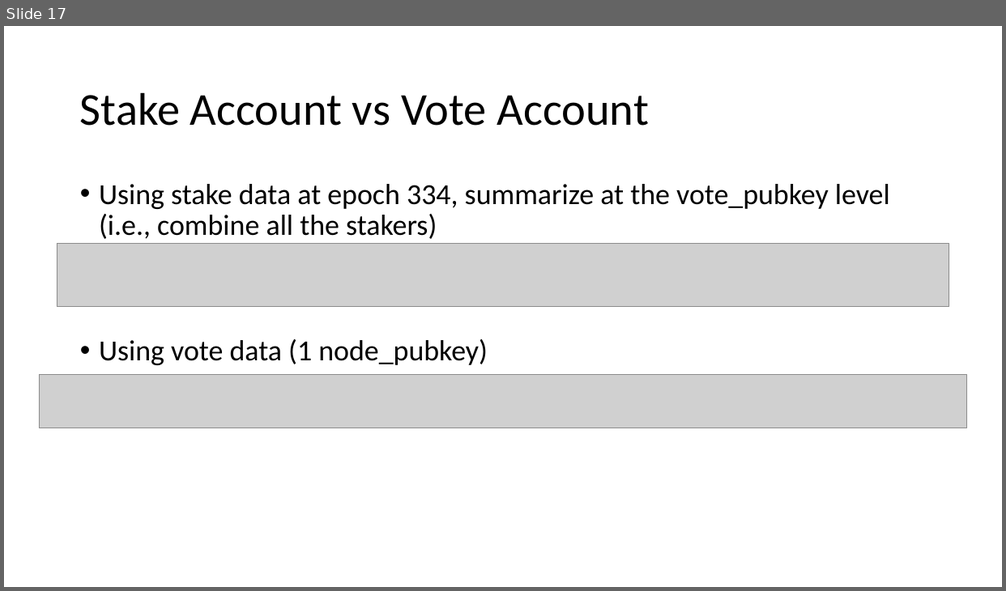
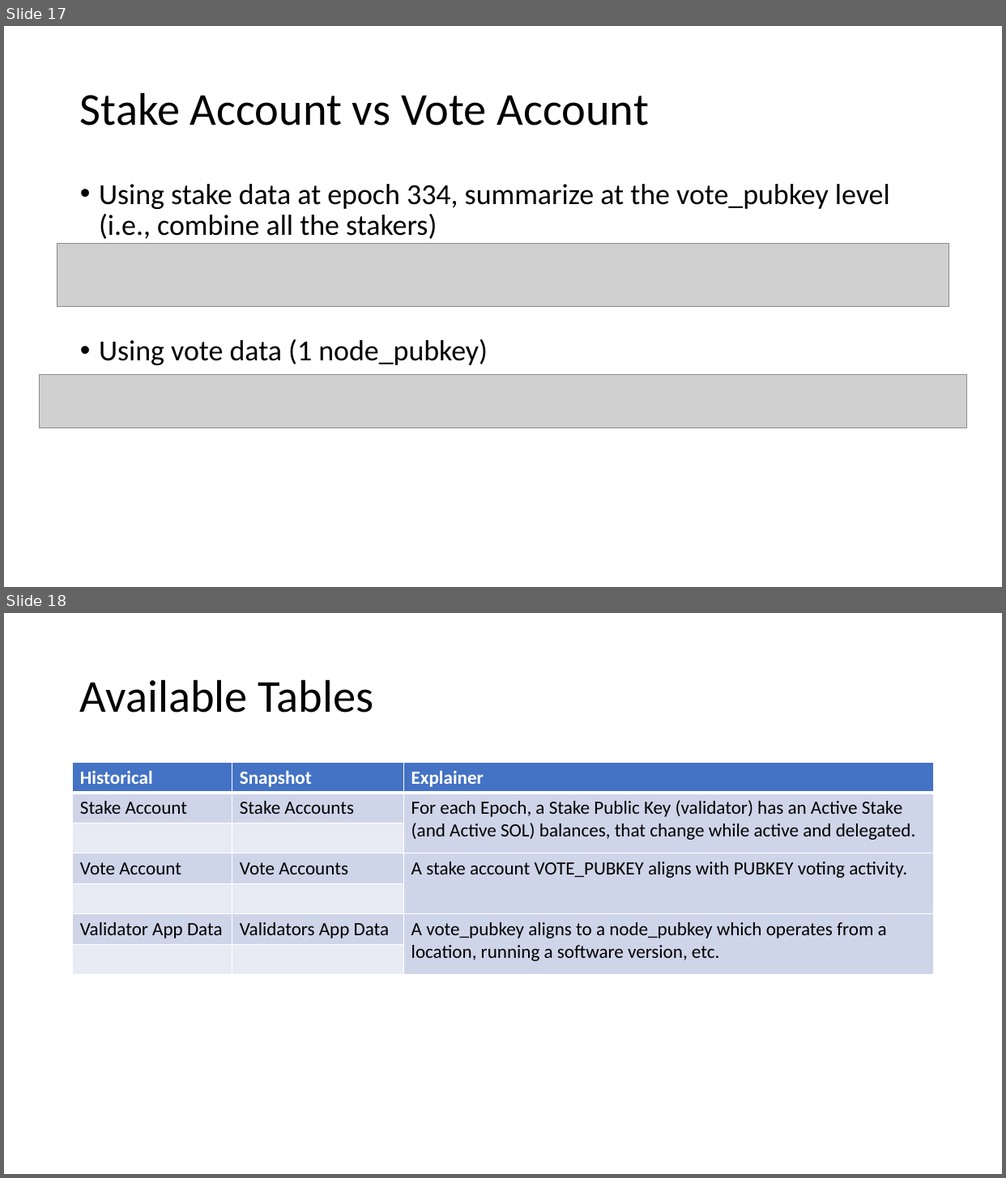
Before and after one commit to fsc-data-science/sol-validator-score, a slide deck: 20230509_draftreview.pptx. Shown one above the other, each under a label of ours: slide 17 before the commit, slides 17 and 18 after it. The pictures are 1006x591 and 1006x1178 pixels, drawn with LibreOffice and Linux fonts; fonts in the diff are those of the drawing; grey boxes stand for pictures. Boxes give left, top, right and bottom in pixels: in the first picture for what was removed or moved away, otherwise in the second. Text is boxed around its words. In the diff, an @@ line names an element or a change of style, - is before the commit and + after.

```diff
--- a/20230509_draftreview.pptx
+++ b/20230509_draftreview.pptx
@@ slide 18 added at bbox=[4, 613, 1002, 1174], background #FFFFFF @@
@@ title added at bbox=[80, 679, 374, 713], 44 pt, text #000000 @@
+Available Tables
@@ table added at bbox=[73, 763, 934, 975], 7 rows, 3 columns @@
+Historical | Snapshot | Explainer
+Stake Account | Stake Accounts | For each Epoch, a Stake Public Key (validator) has an Active Stake (and Active SOL) balances, that change while active and delegated.
+ |  | 
+Vote Account | Vote Accounts | A stake account VOTE_PUBKEY aligns with PUBKEY voting activity.
+ |  | 
+Validator App Data | Validators App Data | A vote_pubkey aligns to a node_pubkey which operates from a location, running a software version, etc.
+ |  | 
```
Also in this commit, not shown: 6 slides changed, 2 other slides added, 4 other files.
